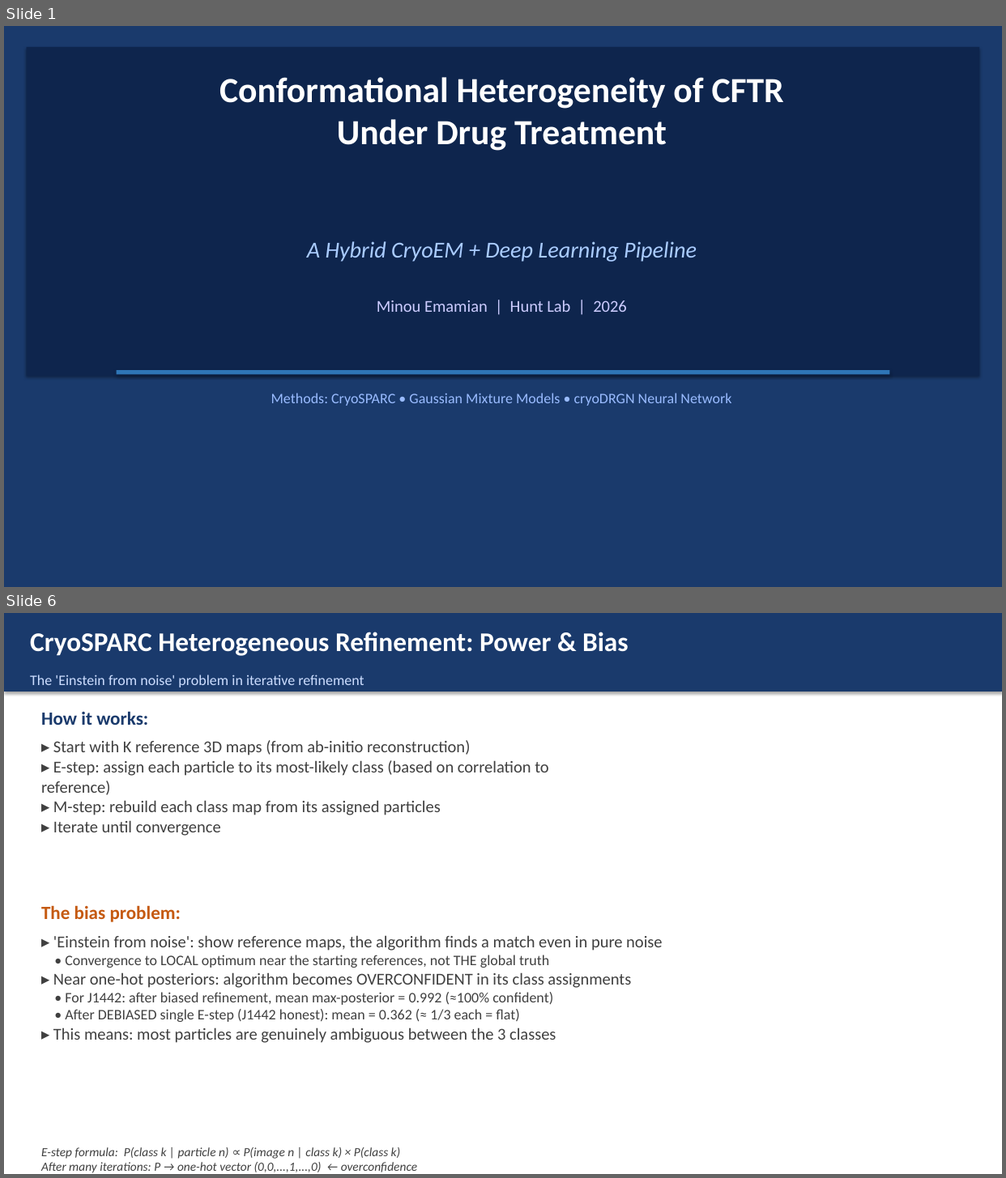
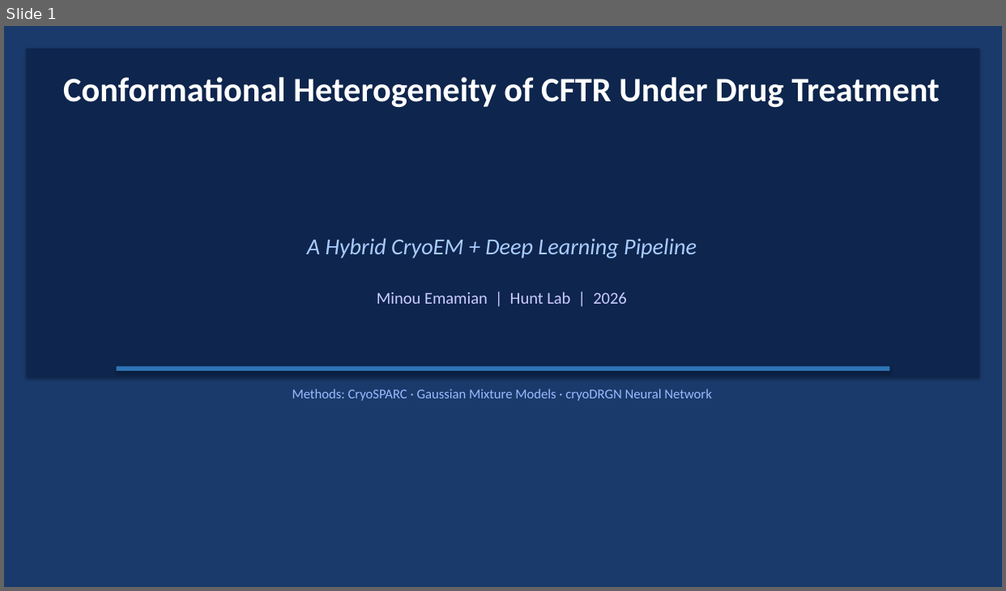
Before and after one commit to minouemmad/cryoem-classification, a slide deck: docs/CFTR_cryoDRGN_presentation.pptx. Shown one above the other, each under a label of ours: slides 1 and 6 before the commit, slide 1 after it; the slides between them are not shown. The pictures are 1006x1178 and 1006x591 pixels, drawn with LibreOffice and Linux fonts; fonts in the diff are those of the drawing. Boxes give left, top, right and bottom in pixels: in the first picture for what was removed or moved away, otherwise in the second. Text is boxed around its words. In the diff, an @@ line names an element or a change of style, - is before the commit and + after.

```diff
--- a/docs/CFTR_cryoDRGN_presentation.pptx
+++ b/docs/CFTR_cryoDRGN_presentation.pptx
@@ slide 6 removed at box(4, 613, 1002, 1174), background #FFFFFF @@
@@ rectangle removed at box(4, 613, 1002, 692) @@
@@ text removed at box(30, 632, 629, 656) @@
-CryoSPARC Heterogeneous Refinement: Power & Bias
@@ text removed at box(30, 675, 364, 688) @@
-The 'Einstein from noise' problem in iterative refinement
@@ text removed at box(41, 711, 148, 725) @@
-How it works:
@@ text removed at box(41, 740, 548, 836) @@
-▸ Start with K reference 3D maps (from ab-initio reconstruction)
-▸ E-step: assign each particle to its most-likely class (based on correlation to reference)
-▸ M-step: rebuild each class map from its assigned particles
-▸ Iterate until convergence
@@ text removed at box(41, 905, 181, 922) @@
-The bias problem:
@@ text removed at box(53, 935, 662, 1043) @@
-▸ 'Einstein from noise': show reference maps, the algorithm finds a match even in pure noise
-• Convergence to LOCAL optimum near the starting references, not THE global truth
-▸ Near one-hot posteriors: algorithm becomes OVERCONFIDENT in its class assignments
-• For J1442: after biased refinement, mean max-posterior = 0.992 (≈100% confident)
-• After DEBIASED single E-step (J1442 honest): mean = 0.362 (≈ 1/3 each = flat)
-▸ This means: most particles are genuinely ambiguous between the 3 classes
@@ text removed at box(41, 1148, 417, 1174) @@
-E-step formula: P(class k | particle n) ∝ P(image n | class k) × P(class k)
-After many iterations: P → one-hot vector (0,0,...,1,...,0) ← overconfidence
@@ slide 1 changed as well @@
@@ rectangle removed at box(4, 26, 1002, 587) @@
@@ text at box(63, 77, 940, 107): text changed; size 34 to 33 pt @@
-Conformational Heterogeneity of CFTR
-Under Drug Treatment
+Conformational Heterogeneity of CFTR Under Drug Treatment
@@ text "A Hybrid CryoEM + Deep ...": place and size @@
-text "A Hybrid CryoEM + Deep ..." at box(307, 241, 697, 262)
+text "A Hybrid CryoEM + Deep ..." at box(307, 238, 697, 258)
@@ text "Minou Emamian | Hunt Lab ...": place and size @@
-text "Minou Emamian | Hunt Lab ..." at box(377, 300, 626, 312)
+text "Minou Emamian | Hunt Lab ..." at box(377, 292, 626, 304)
@@ rectangle: place and size @@
-rectangle at box(117, 370, 889, 375)
+rectangle at box(117, 367, 889, 371)
@@ text at box(292, 389, 711, 401): text changed; size 14 to 13 pt @@
-Methods: CryoSPARC • Gaussian Mixture Models • cryoDRGN Neural Network
+Methods: CryoSPARC · Gaussian Mixture Models · cryoDRGN Neural Network
```
Also in this commit, not shown: 7 other slides changed, 6 slides added, 6 other slides removed, 1 other file.
